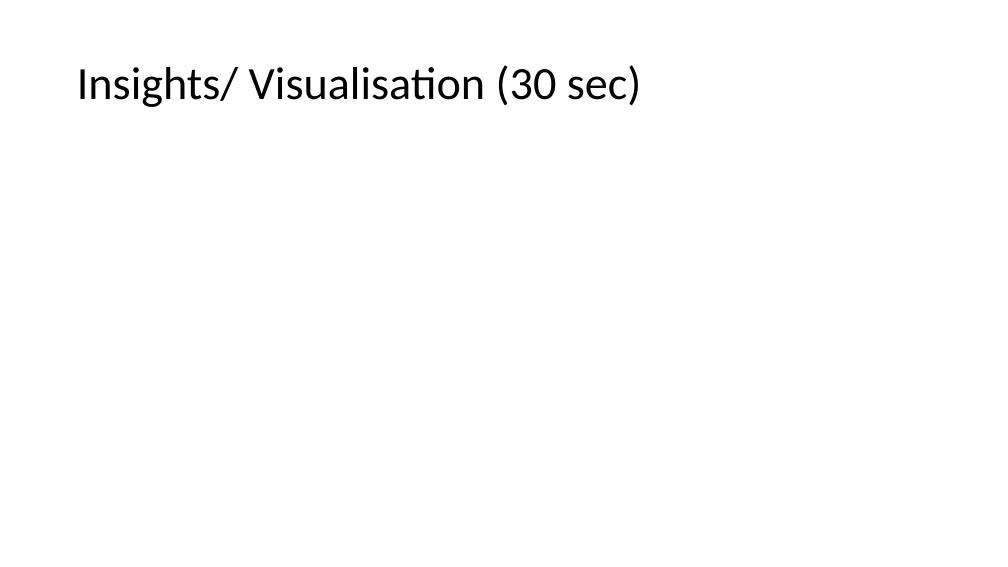
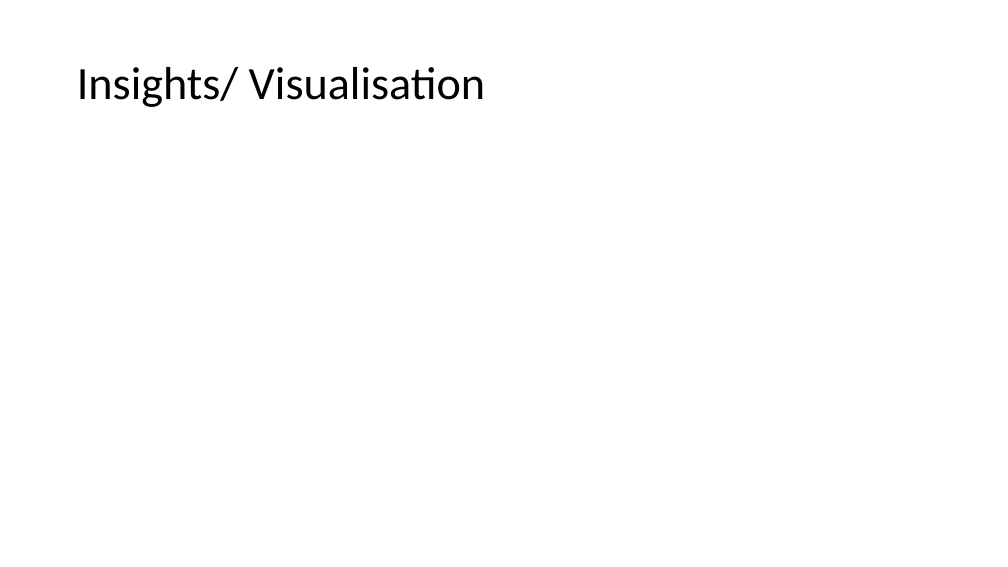
Before and after one commit to NoahDarwich/portest, a slide deck: slide 10 of Draft Pro-Test Demo Day Presentation.pptx (slide 6 before the commit). Drawn at 1008x567 pixels with LibreOffice and Linux fonts; fonts in the diff are those of the drawing. Boxes give left, top, right and bottom in pixels: in the first picture for what was removed or moved away, otherwise in the second. Text is boxed around its words. In the diff, an @@ line names an element or a change of style, - is before the commit and + after.

```diff
--- a/Draft Pro-Test Demo Day Presentation.pptx
+++ b/Draft Pro-Test Demo Day Presentation.pptx
@@ title at (x1=77, y1=67, x2=485, y2=107): text changed @@
-Insights/ Visualisation (30 sec)
+Insights/ Visualisation
```
Also in this commit, not shown: 3 other slides changed, 6 slides added.
